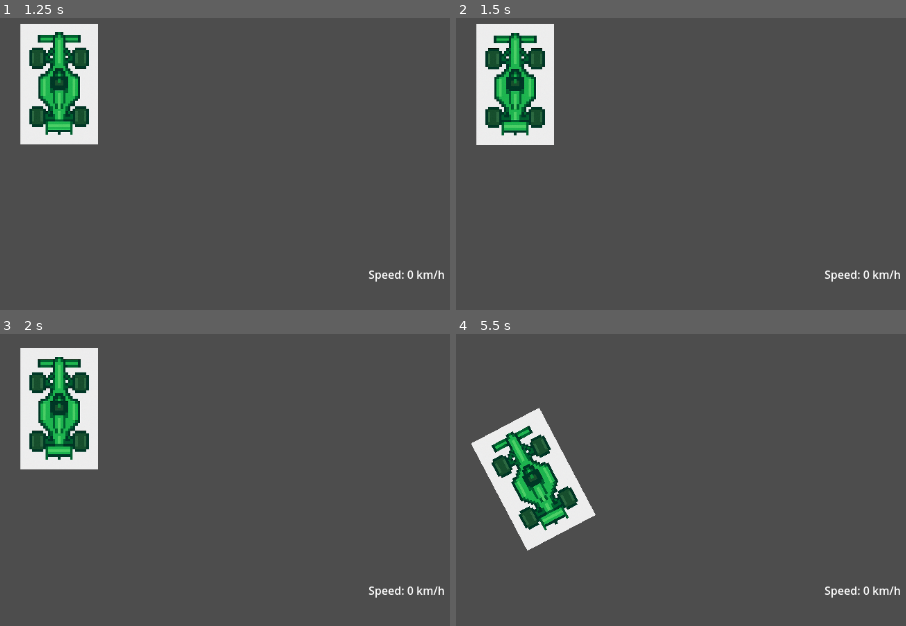
Above: before the commit, frames 1-4 (two rows, left to right).
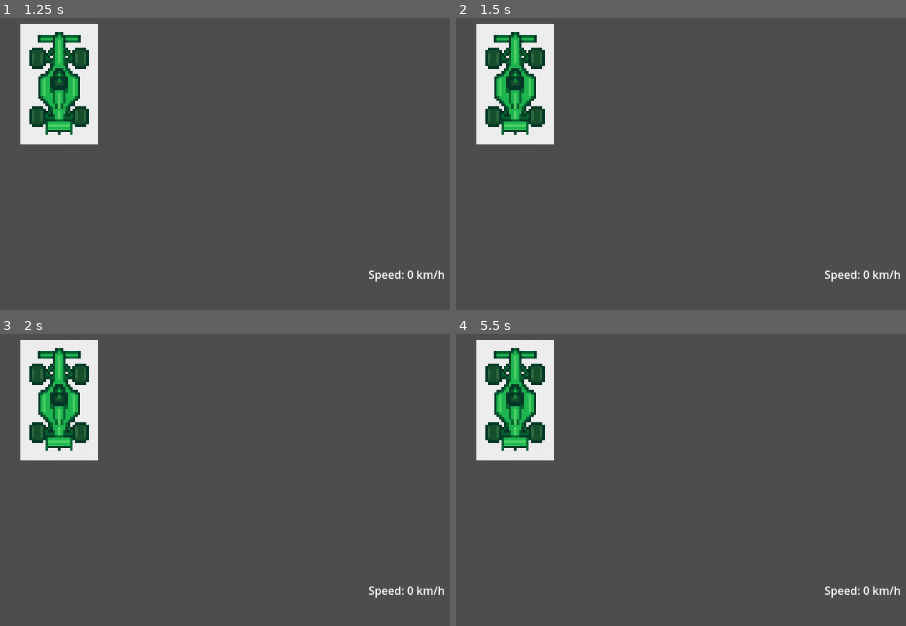
Above: after the commit, the same moments.

Repository: ajalubadu/arcade-racer
Game: Godot game, scene res://main.tscn
The game is run twice, just before and just after one commit, with the same random seed, the same clock (stepped at 60 frames per second) and the same inputs.
Inputs:
- Up to frame 1 (1.25 s): tap Enter at 0.5 s; hold Right (ui_right) from 0.53 s (still down)
- Up to frame 2 (1.5 s): tap Space at 1.25 s; release Right (ui_right) at 1.28 s; hold Down (ui_down) from 1.28 s (still down)
- Up to frame 3 (2 s): keep holding Down (ui_down)
- Up to frame 4 (5.5 s): release Down (ui_down) at 2.03 s; hold Right (ui_right) 2.03-2.78 s; hold Up (ui_up) 2.78-3.53 s; hold A (left) 3.53-5.03 s; hold Down (ui_down) from 5.03 s (still down)

Frame 1 is identical in both runs. In frame 2, 0.6% of the frame differs, in the area x 4-22%, y 4-44%; in frame 3, 4.1%; in frame 4, 11%, in the area x 3-32%, y 2-75%.

Commit message:
controls geändert

Diff:
--- a/f_1_auto.gd
+++ b/f_1_auto.gd
@@ -16,8 +16,8 @@
 
 
 func _physics_process(delta):
-	input_accel = Input.get_action_strength("ui_up") - Input.get_action_strength("ui_down")
-	input_steer = Input.get_action_strength("ui_right") - Input.get_action_strength("ui_left")
+	input_accel = Input.get_action_strength("up") - Input.get_action_strength("down")
+	input_steer = Input.get_action_strength("right") - Input.get_action_strength("left")
 
 	var forward_dir = -transform.y
 	var right_dir = transform.x
--- a/project.godot
+++ b/project.godot
@@ -17,12 +17,12 @@
 
 [input]
 
-UP={
+up={
 "deadzone": 0.2,
 "events": [Object(InputEventKey,"resource_local_to_scene":false,"resource_name":"","device":-1,"window_id":0,"alt_press …(192 unchanged characters)…
 ]
 }
-dOWN={
+down={
 "deadzone": 0.2,
 "events": [Object(InputEventKey,"resource_local_to_scene":false,"resource_name":"","device":-1,"window_id":0,"alt_press …(192 unchanged characters)…
 ]
@@ -32,7 +32,7 @@
 "events": [Object(InputEventKey,"resource_local_to_scene":false,"resource_name":"","device":-1,"window_id":0,"alt_press …(191 unchanged characters)…
 ]
 }
-rechts={
+right={
 "deadzone": 0.2,
 "events": [Object(InputEventKey,"resource_local_to_scene":false,"resource_name":"","device":-1,"window_id":0,"alt_press …(192 unchanged characters)…
 ]
